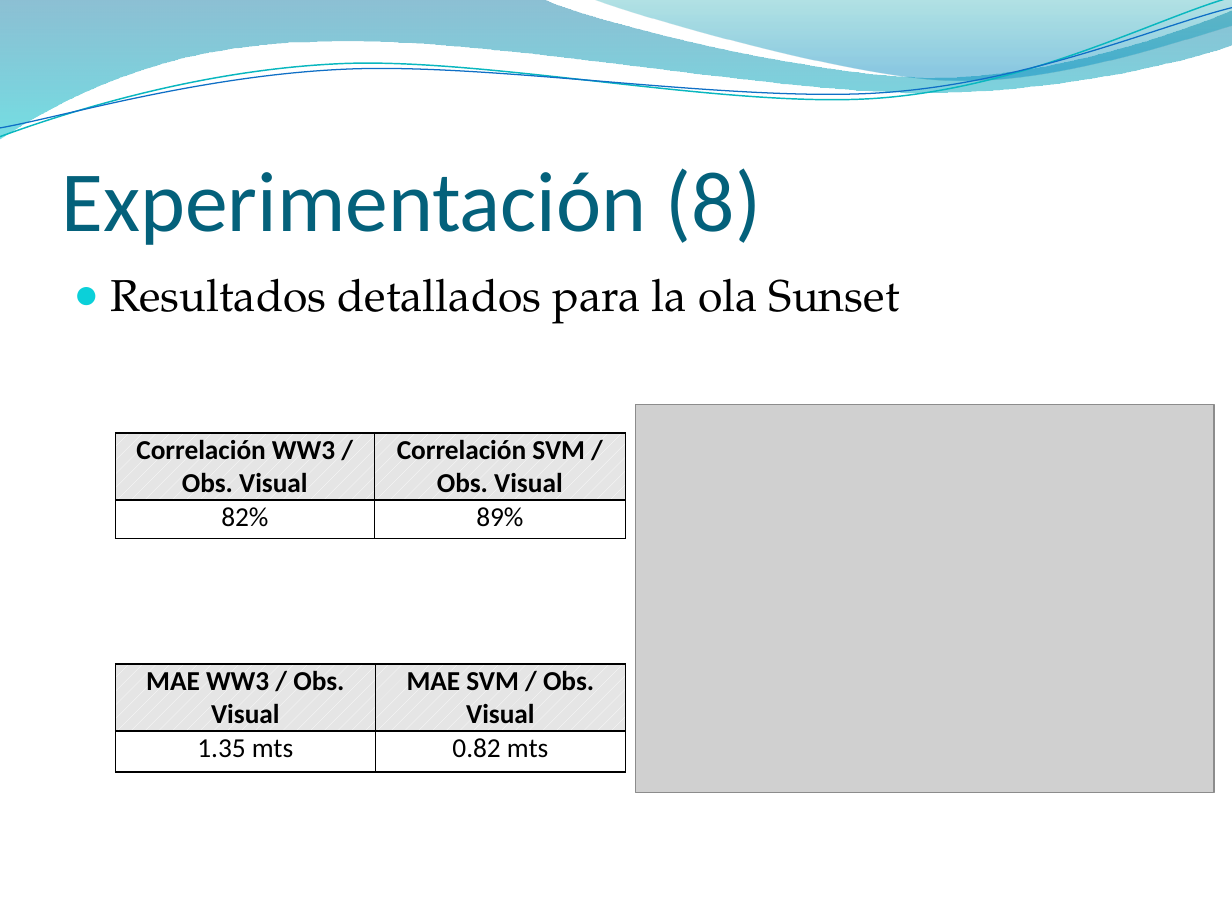
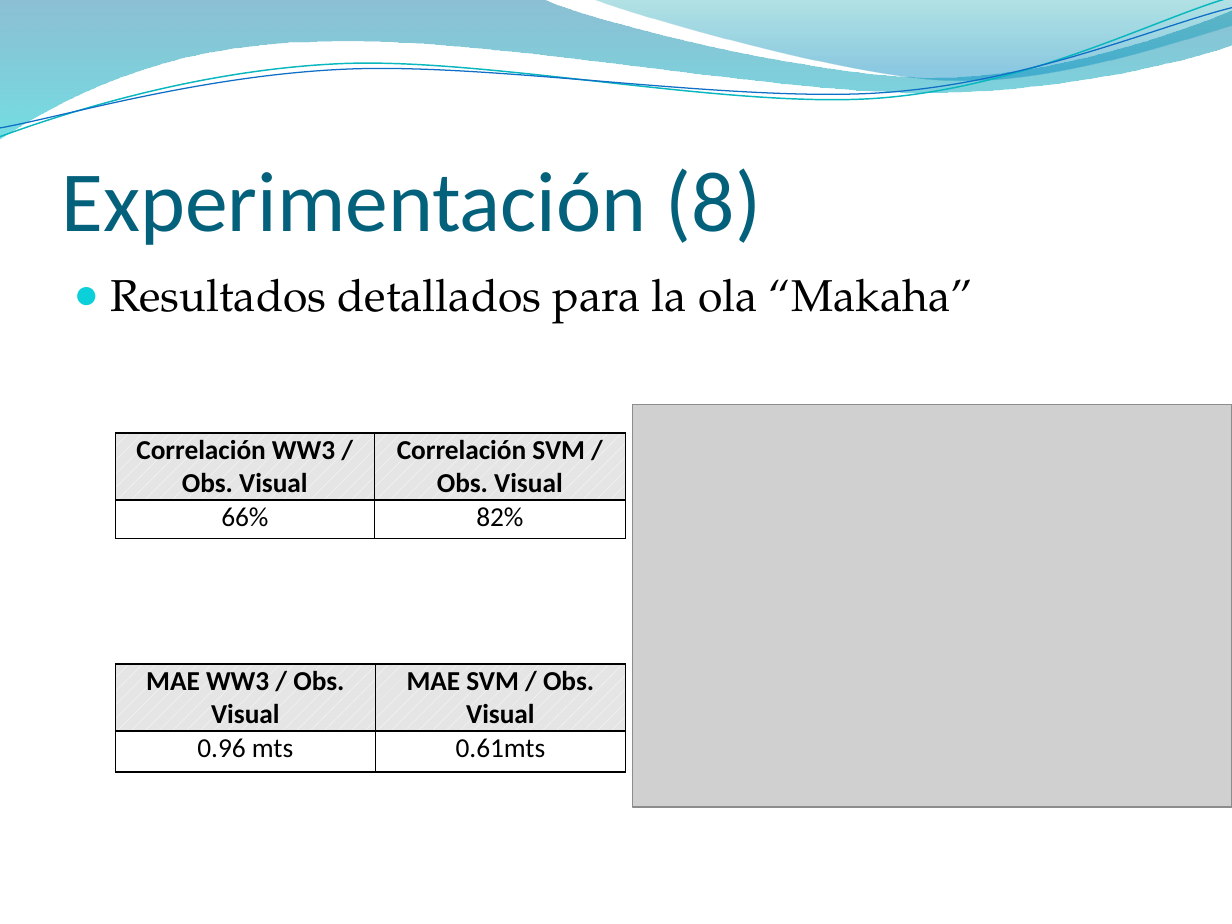
Before and after one commit to jaffadog/neuralito, a slide deck: slide 11 of neuralito/ArfGen/docs/Entregas/Informe Final/presentacion/maxi.pptx. Drawn at 1232x924 pixels with LibreOffice and Linux fonts; fonts in the diff are those of the drawing; grey boxes stand for pictures; background and template pictures are left out. Boxes give left, top, right and bottom in pixels: in the first picture for what was removed or moved away, otherwise in the second. Text is boxed around its words. In the diff, an @@ line names an element or a change of style, - is before the commit and + after.

```diff
--- a/neuralito/ArfGen/docs/Entregas/Informe Final/presentacion/maxi.pptx
+++ b/neuralito/ArfGen/docs/Entregas/Informe Final/presentacion/maxi.pptx
@@ text at (x1=111, y1=278, x2=973, y2=324): text changed @@
-● Resultados detallados para la ola Sunset
+● Resultados detallados para la ola “Makaha”
@@ picture resized from (x1=636, y1=404, x2=1215, y2=792) to (x1=633, y1=404, x2=1232, y2=807) @@
@@ table at (x1=116, y1=434, x2=626, y2=538) @@
-row 2, column 1: 82%
+row 2, column 1: 66%
-row 2, column 2: 89%
+row 2, column 2: 82%
@@ table at (x1=116, y1=664, x2=626, y2=771) @@
-row 2, column 1: 1.35 mts
+row 2, column 1: 0.96 mts
-row 2, column 2: 0.82 mts
+row 2, column 2: 0.61mts
```
Also in this commit, not shown: 20 other slides changed, 2 slides added.
